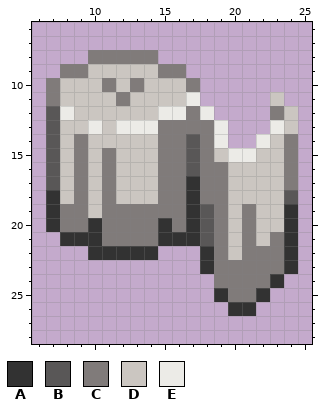
Pixel-art sprite: Resources/Textures/Objects/Specific/Medical/medical.rsi/gauze.png. That is the earlier state.
The file is 32x32 pixels. Shown: x 6..25, y 6..28.
Palette (. is transparent): A #323232  B #595757  C #807b7a  D #cbc6c1  E #ecebe7
Pixels before, first column x 7:
 8 ...CCCCC..........
 9 .CCDDDDDCC........
10 CDDDCDCDDDC.......
11 CDDDDCDDDDE.....D.
12 BEDDDDDDEECE....CD
13 BDDEDEEECCCCE...ED
14 BDCDDDDDCCBCE..EDC
15 BDCDCDDDCCBCDEEDDC
16 BDCDCDDDCCBCCDDDDC
17 BDCDCDDDCCACCDDDDC
18 ADCDCDDDCCACCDDDDB
19 ACCDCCCCCCABCDCDDA
20 ACCACCCCACABCDCDDA
21 .AAACCCCAAABCDCDCA
22 ...AAAAA...ACDCCCA
23 ...........ACCCCCA
24 ............CCCCA.
25 ............ACCA..
26 .............AA...
Once edited:
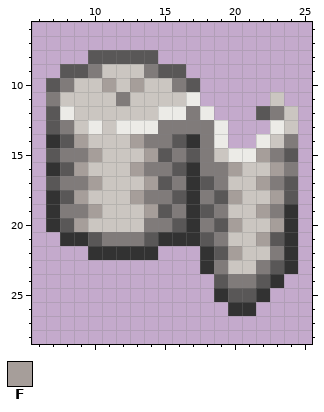
Colours new in this view: F #a69e9a
Changes in this commit:
{"y":8,"x":10,"old":"CCCCC","new":"BBBBB"}
{"y":9,"x":8,"old":"CCD","new":"BBC"}
{"y":9,"x":14,"old":"DCC","new":"CBB"}
{"y":10,"x":7,"old":"CD","new":"BC"}
{"y":10,"x":11,"old":"C","new":"F"}
{"y":10,"x":13,"old":"C","new":"F"}
{"y":10,"x":16,"old":"DC","new":"CB"}
{"y":12,"x":22,"old":".","new":"B"}
{"y":13,"x":8,"old":"D","new":"C"}
{"y":14,"x":7,"old":"BDC","new":"ABF"}
{"y":14,"x":13,"old":"DD","new":"FC"}
{"y":14,"x":16,"old":"CB","new":"BA"}
{"y":15,"x":8,"old":"D","new":"C"}
{"y":15,"x":10,"old":"DC","new":"FD"}
{"y":15,"x":14,"old":"DC","new":"FB"}
{"y":15,"x":22,"old":"DDC","new":"FCB"}
{"y":16,"x":7,"old":"BDC","new":"ABF"}
{"y":16,"x":11,"old":"C","new":"D"}
{"y":16,"x":13,"old":"DD","new":"FC"}
{"y":16,"x":16,"old":"CB","new":"BA"}
{"y":16,"x":20,"old":"D","new":"F"}
{"y":16,"x":23,"old":"D","new":"F"}
{"y":17,"x":8,"old":"D","new":"C"}
{"y":17,"x":10,"old":"DC","new":"FD"}
{"y":17,"x":14,"old":"DC","new":"FB"}
{"y":17,"x":18,"old":"C","new":"B"}
{"y":17,"x":22,"old":"DDC","new":"FCB"}
{"y":18,"x":8,"old":"DC","new":"BF"}
{"y":18,"x":11,"old":"C","new":"D"}
{"y":18,"x":13,"old":"DD","new":"FC"}
{"y":18,"x":16,"old":"C","new":"B"}
{"y":18,"x":19,"old":"CD","new":"BF"}
{"y":18,"x":23,"old":"D","new":"F"}
{"y":19,"x":10,"old":"DCCCCC","new":"FDDDFB"}
{"y":19,"x":21,"old":"CDD","new":"DFC"}
{"y":20,"x":8,"old":"CCACCC","new":"BFDDDD"}
{"y":20,"x":15,"old":"AC","new":"CB"}
{"y":20,"x":18,"old":"BCDC","new":"CBFD"}
{"y":20,"x":23,"old":"D","new":"F"}
{"y":21,"x":10,"old":"A","new":"B"}
{"y":21,"x":14,"old":"C","new":"B"}
{"y":21,"x":21,"old":"CDC","new":"DFB"}
{"y":22,"x":19,"old":"CDCC","new":"BFDD"}
{"y":23,"x":20,"old":"CC","new":"DD"}
{"y":23,"x":23,"old":"C","new":"B"}
{"y":24,"x":19,"old":"C","new":"B"}
{"y":24,"x":22,"old":"C","new":"B"}
{"y":25,"x":20,"old":"CC","new":"BB"}
{"label":"changed","picture_box":[46,50,298,302]}
